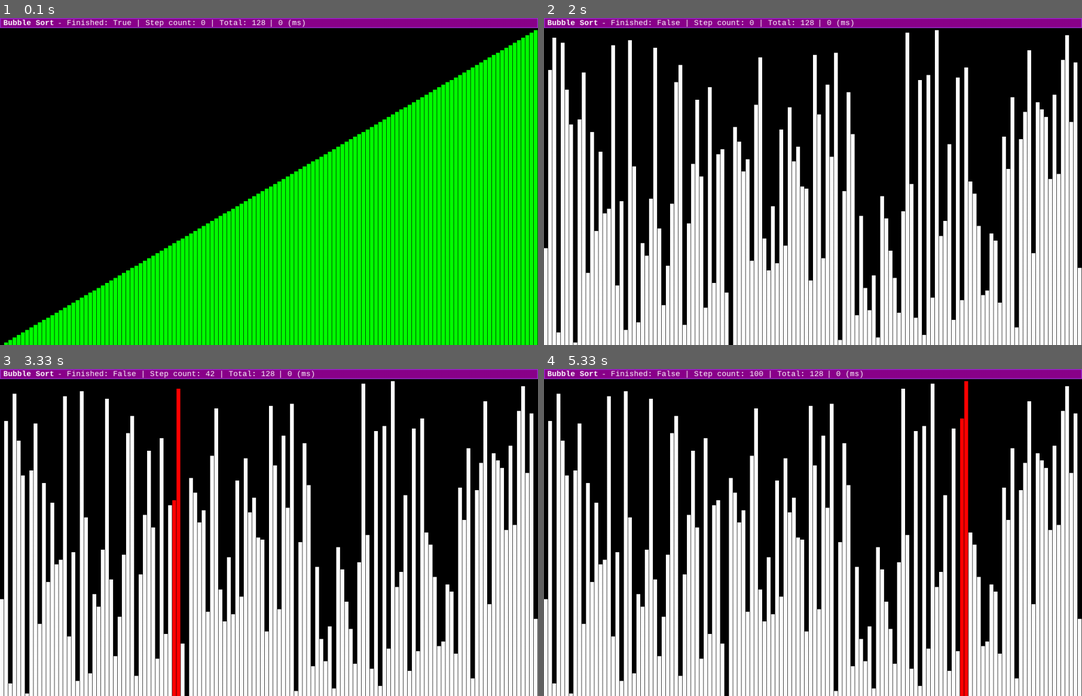
Above: before the commit, frames 1-4 (two rows, left to right).
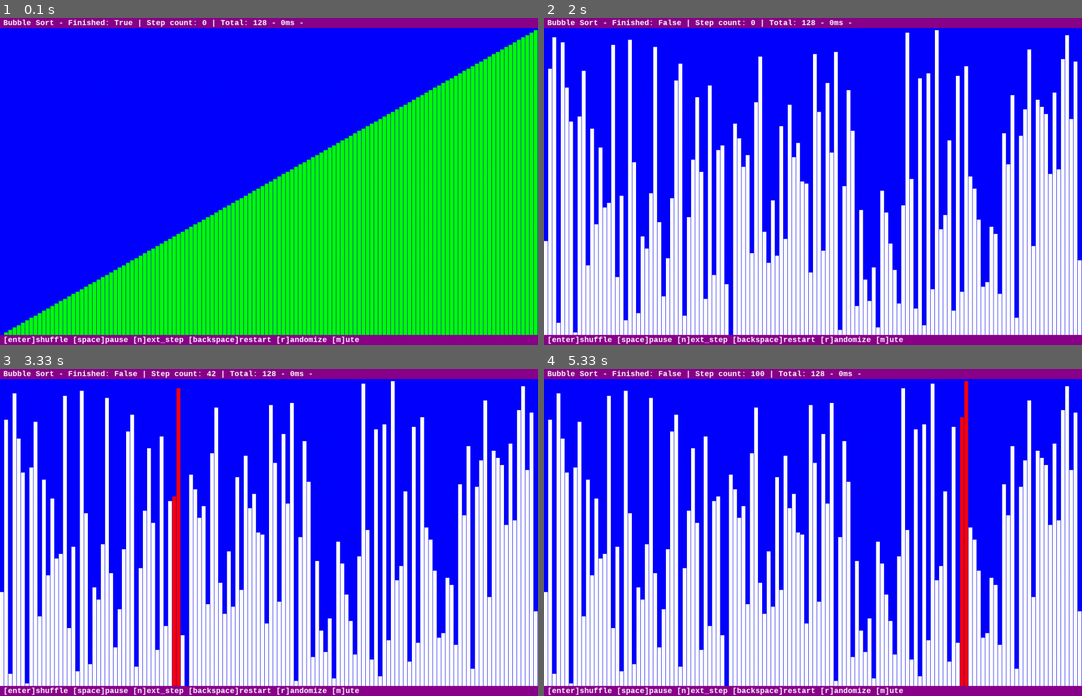
Above: after the commit, the same moments.

Repository: thiagolopes/sorting-algorithms-pygame
Game: pygame game, started from sort.py
The game is run twice, just before and just after one commit, with the same random seed, the same clock (stepped at 60 frames per second) and the same inputs.
Inputs:
- Up to frame 1 (0.1 s): no input
- Up to frame 2 (2 s): tap Space at 0.33 s; tap Enter at 1.67 s
- Up to frame 3 (3.33 s): tap Space at 2, 2.4, 2.7, 2.9, 3.23 s
- Up to frame 4 (5.33 s): tap Space at 3.53, 3.73, 4.03, 4.3, 4.63, 4.93, 5.07 s

The runs differ from the first frame. In frame 1, 62% of the frame differs, in the area x 0-100%, y 0-100%; in frame 2, 62%; in frame 3, 62%; in frame 4, 62%.

Commit message:
helper bar: implement bottom bar with helper

Diff:
--- a/sort.py
+++ b/sort.py
@@ -6,22 +6,21 @@
 
 import pygame
 
-HEIGHT = 1280
-WIDTH = 780
+HEIGHT = 780
+WIDTH = 1280
 TAU = math.pi * 2
 TOTAL = 128
 BAR_SIZE = 24
 
 
 class Bar:
-    init_pos = 0
     border_size = 2
 
-    def __init__(self, size, screen):
+    def __init__(self, size, screen, pos=(0, 0)):
         self.size = size
         self.margin = 8
         self.screen = screen
-        self.pos = pygame.Rect(self.init_pos, self.init_pos, screen.get_width(), size)
+        self.pos = pygame.Rect(pos[0], pos[1], screen.get_width(), size)
         self.text = pygame.font.SysFont("Monospace", 18, False)
         self.textb = pygame.font.SysFont("Monospace", 18, True)
         self.border = pygame.Rect(
@@ -30,8 +29,11 @@
             self.pos.width - (self.border_size * 2),
             self.pos.height - (self.border_size * 2),
         )
-        self.init_pos = pygame.Vector2(self.margin, self.border_size)
         self.surface = pygame.Surface(pygame.Vector2(self.pos.w, self.pos.h))
+
+        # red is border
+        # darkmagenta is inner
+        # text_color is green
 
     def draw_next_text(self, text, pos, color, bold=False):
         if bold:
@@ -39,39 +41,40 @@
         else:
             text_render = self.text.render
 
-        ts = text_render(text, True, color)
-        self.surface.blit(ts, pos)
-        pos += pygame.Vector2(ts.get_width() + self.margin, 0)
-
-    def draw(self, algorithm, meta, ms, muted):
-        # TODO avoid redraw
-        self.surface.fill("darkorchid", self.pos)
-        self.surface.fill("darkmagenta", self.border)
-
-        pos = self.init_pos.copy()
-        self.draw_next_text(algorithm, pos, "white", True)
-        self.draw_next_text("- " + meta, pos, "white")
-        self.draw_next_text(f"| {ms} (ms)", pos, "white")
-        if muted:
-            self.draw_next_text("|[MUTED]", pos, "white")
+        text_image = text_render(text, True, color)
+        self.surface.blit(text_image, pos)
+        pos += pygame.Vector2(text_image.get_width() + self.margin, 0)
+
+    def draw(self, *texts):
+        # TODO avoid redraw - BUG
+        self.surface.fill("darkmagenta")
+
+        accum = pygame.Vector2(self.margin, self.border_size)
+        text = " - ".join(texts)
+        self.draw_next_text(text, accum, "white", True)
 
         self.screen.blit(self.surface, self.pos)
 
 
+# TODO maybe implement draw event - as observer
 class Grid:
     margin = 1
 
-    def __init__(self, padding, screen):
-        self.padding = padding
-        self.pos = pygame.Vector2(0, padding)
-        self.size = pygame.Vector2(screen.get_width(), screen.get_height() - padding)
+    def __init__(self, screen, padding_top, padding_bottom=0):
+        self.pos = pygame.Vector2(0, padding_top)
+        self.size = pygame.Vector2(screen.get_width(), screen.get_height() - padding_top - padding_bottom)
         self.screen = screen
         self.surface = pygame.Surface(self.size)
         self.last_dirty_indexes = []
-
-    def draw_column(self, index, total, element, color):
-        top = self.size.x // total
-        left = self.size.y / total
+        # TODO move to theme
+        # blue is background
+        # white is idle
+        # red is touched
+        # green finished
+
+    def draw_column(self, index, height, element, color):
+        top = self.size.x // height
+        left = self.size.y / height
 
         width = max(top - 1, 1)
         height = math.ceil(left) * element
@@ -84,12 +87,12 @@
             self.draw_column(index, len(elements), elements[index], "white")
 
         for d in dirties:
-            self.draw_column(d, len(elements), len(elements), "black")
+            self.draw_column(d, len(elements), len(elements), "blue")
             self.draw_column(d, len(elements), elements[d], "red")
         self.last_dirty_indexes = dirties.copy()
 
     def draw_full(self, elements, color):
-        self.surface.fill("black")
+        self.surface.fill("blue")
         for column, element in enumerate(elements):
             self.draw_column(column, len(elements), element, color)
 
@@ -161,6 +164,19 @@
     RANDOMIZE = (pygame.KEYDOWN, pygame.K_r)
     MUTE = (pygame.KEYDOWN, pygame.K_m)
 
+    @classmethod
+    def manual(cls):
+        manual_itens = {"PAUSE": "space", "SHUFFLE": "enter", "RESTART": "backspace"}
+        ignore = ["QUIT", "ESC"]
+        attrs = (name for name in vars(cls).keys() if name.isupper() and name not in ignore)
+        manual = []
+        for attr in attrs:
+            if attr in manual_itens.keys():
+                manual.append("[{}]{}".format(manual_itens[attr], attr.lower()))
+            else:
+                manual.append("[{}]{}".format(attr[0].lower(), attr[1:].lower()))
+        return " ".join(manual)
+
     def get(self):
         for event in pygame.event.get():
             if hasattr(event, "key"):
@@ -246,7 +262,7 @@
 class Engine:
     def __init__(self, height, width, array_len, timer):
         pygame.init()
-        self.screen = pygame.display.set_mode((height, width))
+        self.screen = pygame.display.set_mode((width, height))
         self.mute = False
         self.play = False
         self.algorithms = []
@@ -308,7 +324,7 @@
         self.mute = not self.mute
 
     def end_frame(self):
-        pygame.display.flip()
+        pygame.display.update()
 
     def shutdown(self):
         print(self.algorithm.elements)
@@ -329,21 +345,22 @@
 engine.add_algorithm(BubbleSort)
 
 bar = Bar(BAR_SIZE, engine.screen)
-grid = Grid(BAR_SIZE, engine.screen)
+bar_bottom = Bar(BAR_SIZE, engine.screen, (0, HEIGHT - BAR_SIZE))
+grid = Grid(engine.screen, BAR_SIZE, BAR_SIZE)
 event = Event()
 
 beeper_time = Timer("generate beeps")
 # beeper_time2 = Timer("generate beeps 2")
+# beeper = Beeper(engine.array_len, engine.array_len - int(engine.array_len / 2))
+# beeper = Beeper(engine.array_len - int(engine.array_len / 2))
+# beeper.generate()
+
 with beeper_time:
-    # beeper = Beeper(engine.array_len, engine.array_len - int(engine.array_len / 2))
     beeper = Beeper(engine.array_len)
     beeper.generate()
 print(str(beeper_time))
 
-# with beeper_time2:
-#     beeper = Beeper(engine.array_len - int(engine.array_len / 2))
-#     beeper.generate()
-# print(str(beeper_time2))
+event_manual = event.manual()
 
 while True:
     run_step = False
@@ -364,14 +381,14 @@
             case event.NEXT_STEP:
                 run_step = True
 
+    # TODO split timer for algorithm and all draws
     with engine.time_it(force=run_step):
         t, algorithm = engine.run(force=run_step)
         if not engine.mute and t:
-            beeper[engine.algorithm.dirty_index[-1]].play()
-
+            beeper[algorithm.dirty_index[-1]].play()
         grid.draw(algorithm.elements, algorithm.dirty_index, engine.finished)
-        bar.draw(str(algorithm), repr(algorithm), engine.timer.total, engine.mute)
-
+        bar.draw(str(algorithm), repr(algorithm), f"{engine.timer.total}ms", ("[MUTED]" if engine.mute else ""))
+        bar_bottom.draw(event_manual)
     engine.end_frame()
 
 engine.shutdown()
